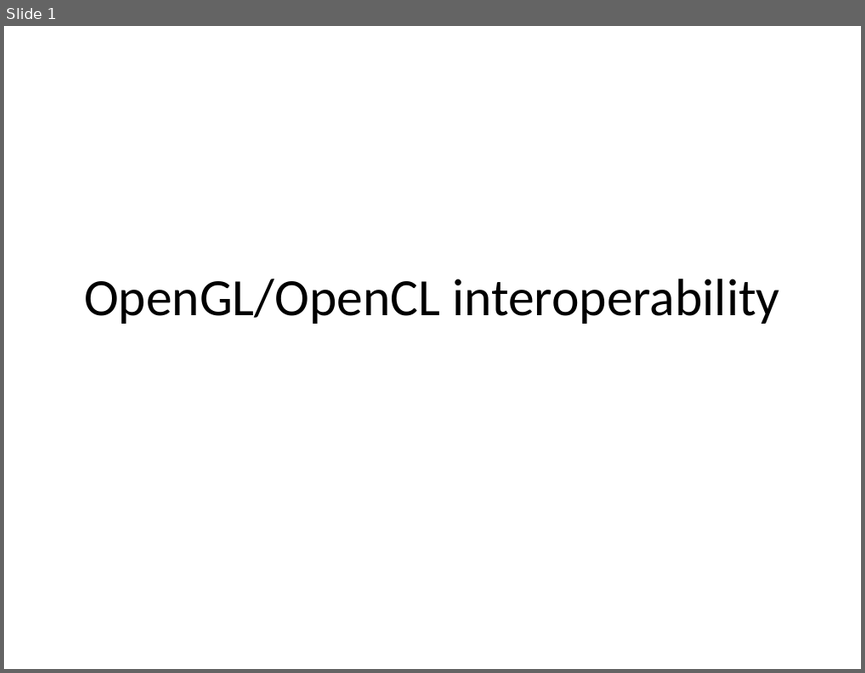
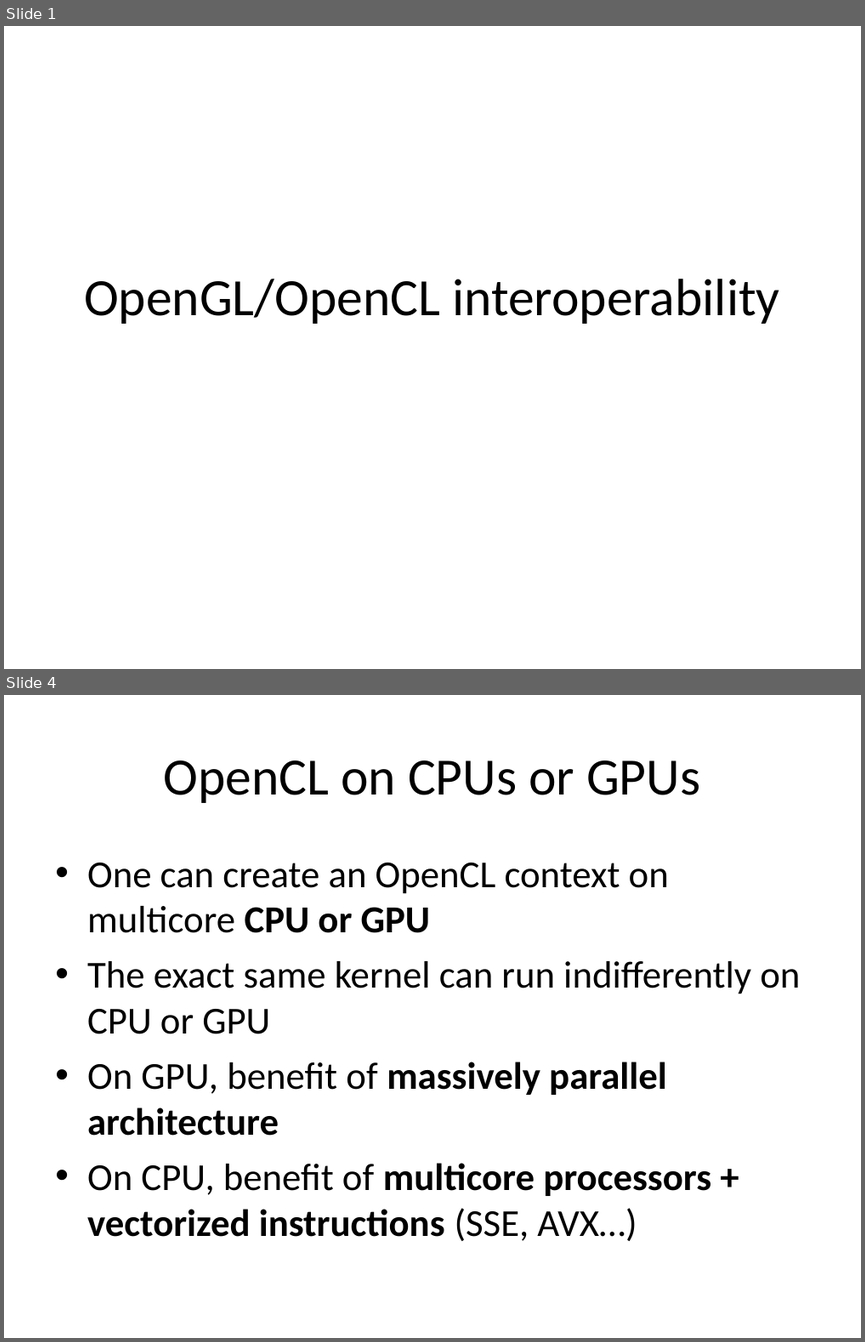
Before and after one commit to vispy/codecamp-esrf-2014, a slide deck: cr/7-glcl/glcl.ppt. Shown one above the other, each under a label of ours: slide 1 before the commit, slides 1 and 4 after it; the slides between them are not shown. The pictures are 865x673 and 865x1342 pixels, drawn with LibreOffice and Linux fonts; fonts in the diff are those of the drawing. Boxes give left, top, right and bottom in pixels: in the first picture for what was removed or moved away, otherwise in the second. Text is boxed around its words. In the diff, an @@ line names an element or a change of style, - is before the commit and + after.

```diff
--- a/cr/7-glcl/glcl.ppt
+++ b/cr/7-glcl/glcl.ppt
@@ slide 4 added at [4, 695, 861, 1338], background #FFFFFF @@
@@ title added at [164, 760, 700, 803], 44 pt, text #000000 @@
+OpenCL on CPUs or GPUs
@@ text added at [87, 862, 800, 1241], 32 pt, text #000000 @@
+• One can create an OpenCL context on multicore CPU or GPU
+• The exact same kernel can run indifferently on CPU or GPU
+• On GPU, benefit of massively parallel architecture
+• On CPU, benefit of multicore processors + vectorized instructions (SSE, AVX…)
```
Also in this commit, not shown: 4 other slides added, 1 slide removed.
